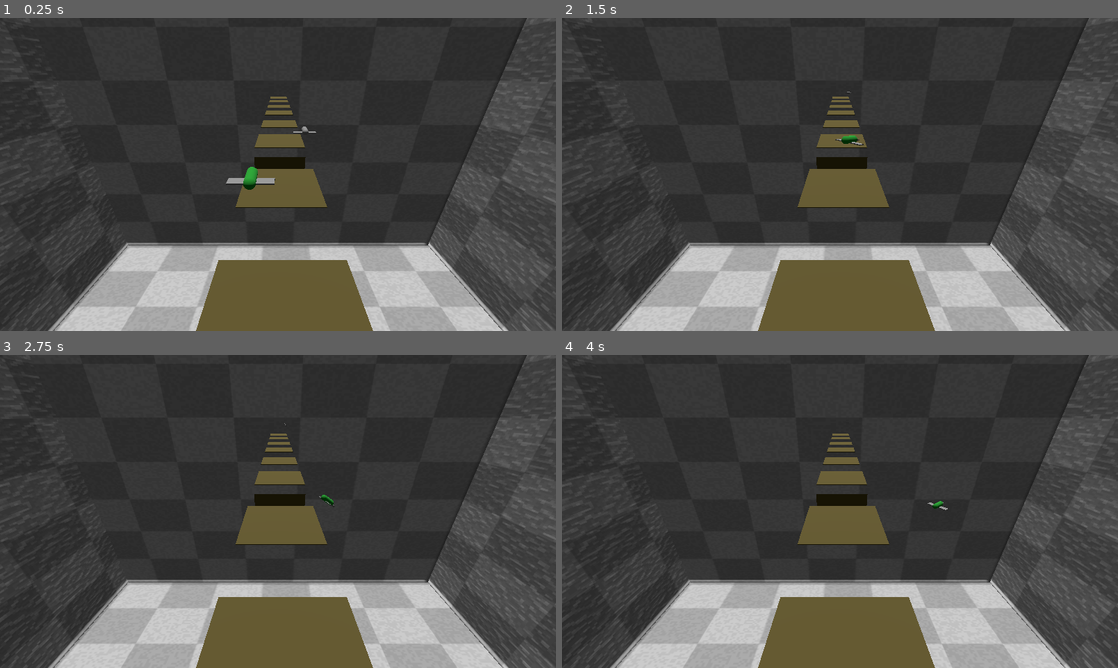
Above: before the commit, frames 1-4 (two rows, left to right).
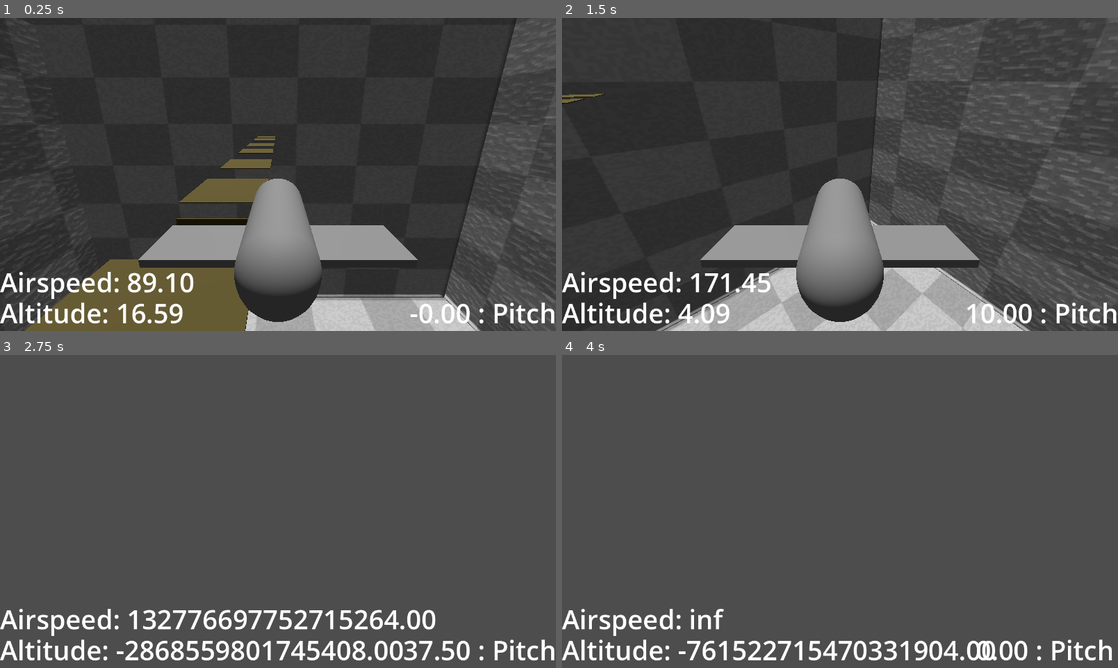
Above: after the commit, the same moments.

Repository: BeegFloppa15/Project_Airdrifter
Game: Godot game, scene res://testing_scene_1.tscn
Same seed, same stepped clock (60 frames per second), same inputs: the game is played once before the commit and once after it.
Inputs:
- Up to frame 1 (0.25 s): no input
- Up to frame 2 (1.5 s): hold D (bank_right) 0.53-1.28 s; hold W (pitch_down) from 1.28 s (still down)
- Up to frame 3 (2.75 s): release W (pitch_down) at 2.03 s; hold D (bank_right) from 2.03 s (still down)
- Up to frame 4 (4 s): release D (bank_right) at 2.78 s; hold S (pitch_up) 2.78-3.53 s; hold A (bank_left) from 3.53 s (still down)

The runs differ from the first frame. In frame 1, 27% of the frame differs, in the area x 0-100%, y 0-100%; in frame 2, 33%; in frame 3, 54%; in frame 4, 54%.

Commit message:
Reworking Rigidbody based glider

Diff:
--- a/airdrifter-v1/Gliders/PhysicsGlider.gd
+++ b/airdrifter-v1/Gliders/PhysicsGlider.gd
@@ -13,16 +13,35 @@
 
 
 func _integrate_forces(state: PhysicsDirectBodyState3D) -> void:
+
+	# Current Velocity: Linear Velocity has the aspects of Initial Speed and direction, Lift, and Gravity
+	var current_velo = state.linear_velocity
+
+	# Unit vector of where the glider is going
+	forward_vector = (global_transform.basis * Vector3(0, 0, 1)).normalized()
+
+	var new_velo : Vector3
+
+	#Changing the direction of the current velocity to go where the glider is pointing
+	new_velo = forward_vector * current_velo.length()
+	new_velo.y += current_velo.y
+
+	#TODO: Implement drag to prevent the glider from accelerating out of control
+	#TODO: Implement lift
+
+	state.linear_velocity = new_velo
+
 	# Adding Lift (effected by horizontal velocity)
-	state.linear_velocity += calculate_lift(state)
-
-	var vertical_velocity = linear_velocity.y
-
-	#Problem: When we rotate left and right, the plane doesn't turn immediately. That only changes as a result of losing altitude
-	if vertical_velocity < 0:
-		forward_vector = (global_transform.basis * Vector3(0, 0, 1)).normalized()
-		forward_vector *= vertical_velocity * -0.1
-		state.linear_velocity += forward_vector
+	#state.linear_velocity.y += calculate_lift(state).y
+	#
+	#var vertical_velocity = linear_velocity.y
+	#
+	##Problem: When we rotate left and right, the plane doesn't turn immediately. That only changes as a result of losing altitude
+	##if vertical_velocity < 0:
+	#forward_vector = (global_transform.basis * Vector3(0, 0, 1)).normalized()
+	#forward_vector *= vertical_velocity * -0.1
+	#forward_vector.clamp(Vector3(-INF, 0, -INF), Vector3.INF)
+	#state.linear_velocity += forward_vector
 
 
 
@@ -31,7 +50,7 @@
 	var up_vector = (global_transform.basis * Vector3(0, 1, 0)).normalized()
 	# Finding Horizontal (X and Z) components of linear velocity
 	var horizontal_velocity = state.linear_velocity
-	horizontal_velocity.y = 0.0
+	#horizontal_velocity.y = 0.0
 
 	# Calculating lift based on horizontal velocity
 	var lift = up_vector *  horizontal_velocity.length() * 0.01
@@ -49,3 +68,5 @@
 		rotate(Vector3.MODEL_TOP, deg_to_rad(rotation_rate * delta ))
 	if Input.is_action_pressed("bank_right"):
 		rotate(Vector3.MODEL_TOP, deg_to_rad(rotation_rate * delta * -1.0))
+
+	#translate(Vector3(0, 0, 10 * delta))
--- a/airdrifter-v1/Gliders/glider_v_1.tscn
+++ b/airdrifter-v1/Gliders/glider_v_1.tscn
@@ -23,7 +23,6 @@
 [node name="Glider V1" type="RigidBody3D"]
 mass = 1.159
 physics_material_override = SubResource("PhysicsMaterial_eub4b")
-linear_velocity = Vector3(0, 0, 100)
 linear_damp_mode = 1
 linear_damp = 0.75
 script = ExtResource("1_fv0t4")
--- a/airdrifter-v1/testing_scene_1.tscn
+++ b/airdrifter-v1/testing_scene_1.tscn
@@ -28,9 +28,11 @@
 transform = Transform3D(-1, -1.6988e-08, 8.57563e-08, 2.26267e-08, 0.89722, 0.441584, -8.44439e-08, 0.441584, -0.89722, 0.732899, 26.0978, -12.671)
 
 [node name="Glider V1" parent="." instance=ExtResource("1_pr04o")]
-transform = Transform3D(1, -2.98023e-08, 0, 2.98023e-08, 1, 0, -1.77636e-15, 0, 1, -4, 16.8696, 1)
+transform = Transform3D(1, -2.98023e-08, 0, 2.98023e-08, 1, 0, -1.77636e-15, 0, 1, -13, 16.8696, 1)
 mass = 30.0
+linear_velocity = Vector3(0, 0, 100)
 linear_damp = 0.5
+use_this_cam = true
 
 [node name="Glider V2" parent="." instance=ExtResource("4_nvn2u")]
 transform = Transform3D(1, 0, 0, 0, 1, 0, 0, 0, 1, 3, 18, 0)
@@ -119,7 +121,6 @@
 shape = SubResource("BoxShape3D_7hcdr")
 
 [node name="Debug UI" type="Control" parent="." node_paths=PackedStringArray("glider_object")]
-visible = false
 layout_mode = 3
 anchors_preset = 15
 anchor_right = 1.0
